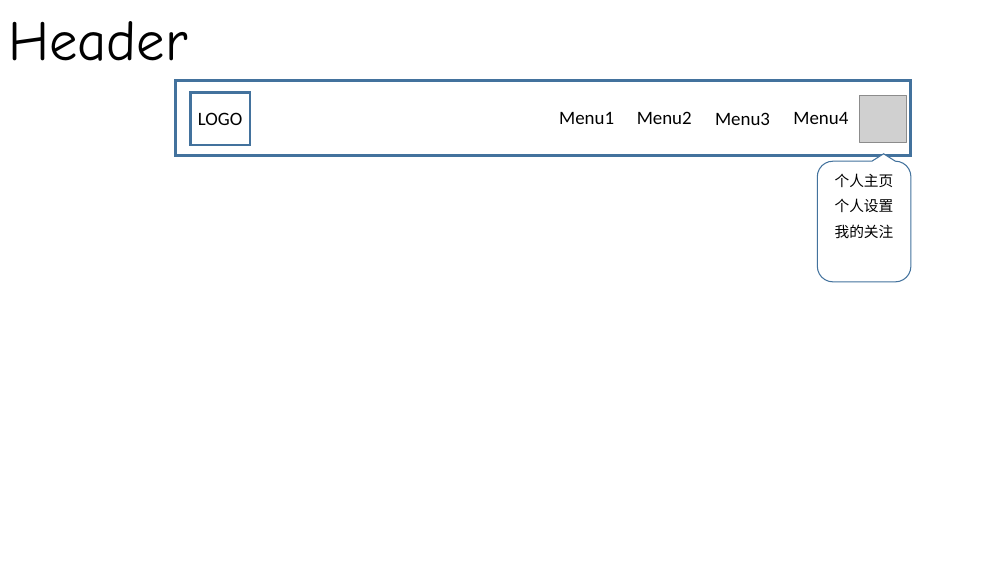
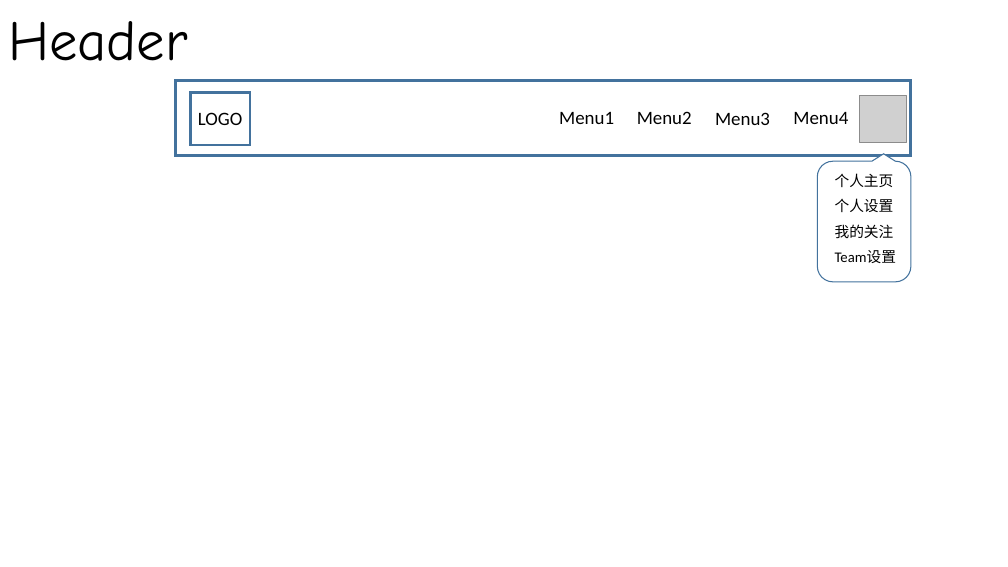
Before and after one commit to Aiyoumi-FE/ONE-TEAM, a slide deck: slide 13 of pageDesign.pptx (slide 11 before the commit). Drawn at 1008x567 pixels with LibreOffice and Linux fonts; fonts in the diff are those of the drawing; grey boxes stand for pictures. Boxes give left, top, right and bottom in pixels: in the first picture for what was removed or moved away, otherwise in the second. Text is boxed around its words. In the diff, an @@ line names an element or a change of style, - is before the commit and + after.

```diff
--- a/pageDesign.pptx
+++ b/pageDesign.pptx
@@ text added at (835, 250, 896, 263), 14 pt, text #000000 @@
+Team设置
```
Also in this commit, not shown: 2 slides added, 4 other files.
